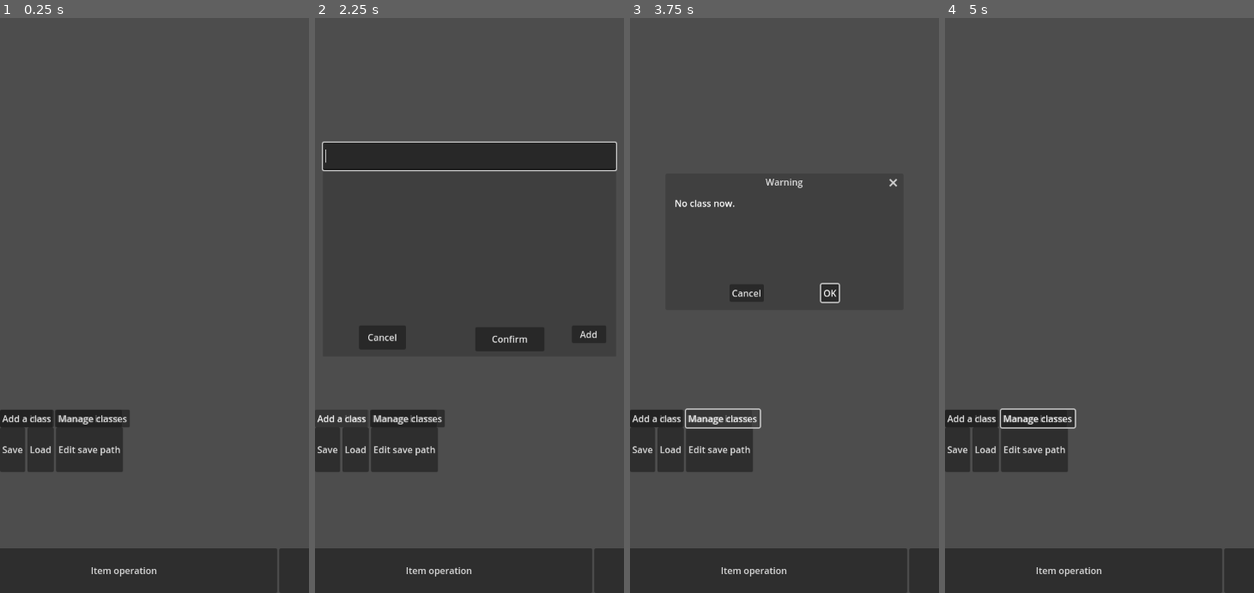
Above: before the commit, frames 1-4 (left to right).
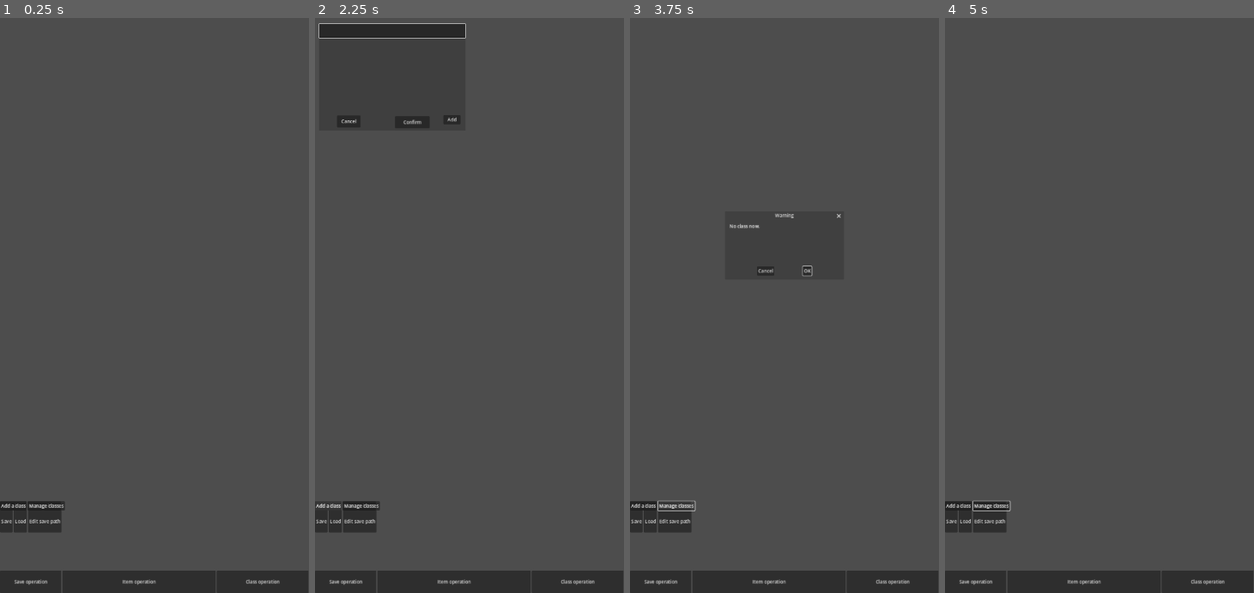
Above: after the commit, the same moments.

Repository: lfoxhlnut/KeyManager
Game: Godot game, scene res://ui/android/android_main.tscn
The game is run twice, just before and just after one commit, with the same random seed, the same clock (stepped at 60 frames per second) and the same inputs.
Inputs (mouse positions are in pixels of both pictures, inside the frame that each line leads up to):
- Up to frame 1 (0.25 s): no input
- Up to frame 2 (2.25 s): click "Item operation" at 0.5 s; click (577, 581) at 1.25 s, where only the run after the commit has a clickable "Class operation"; click "Add a item" at 2 s
- Up to frame 3 (3.75 s): click "Confirm" at 2.75 s; click "Manage items" at 3.5 s
- Up to frame 4 (5 s): click "OK" at 4.25 s

The runs differ from the first frame. In frame 1, 9.0% of the frame differs, in the area x 0-100%, y 68-100%; in frame 2, 17%, in the area x 0-100%, y 0-100%; in frame 3, 9.4%; in frame 4, 9.1%.
Error after the commit: Invalid operands 'int' and 'Nil' in operator '-'. (res://resource/sub_node_percentage.gd:27)

Commit message:
Percentage resource with adjustable size.

Diff:
--- /dev/null
+++ b/aid/allocate_space_for_children.tscn
@@ -0,0 +1,8 @@
+[gd_scene load_steps=3 format=3 uid="uid://dahjaq1efto"]
+
+[ext_resource type="Script" path="res://script/allocate_space_for_children.gd" id="1_y8la5"]
+[ext_resource type="Resource" uid="uid://bpoqvv2ltos3t" path="res://tmp/sub_node_precentage.tres" id="2_odfi5"]
+
+[node name="AllocateSpaceForChildren" type="Node"]
+script = ExtResource("1_y8la5")
+percentage = ExtResource("2_odfi5")
--- a/project.godot
+++ b/project.godot
@@ -25,9 +25,12 @@
 
 window/size/viewport_width=1080
 window/size/viewport_height=2400
+window/size/initial_position_type=0
+window/size/initial_position=Vector2i(600, 400)
 window/size/always_on_top=true
 window/size/window_width_override=540
 window/size/window_height_override=1200
+window/stretch/scale=0.5
 window/handheld/orientation=1
 
 [filesystem]
--- a/resource/sub_node_percentage.gd
+++ b/resource/sub_node_percentage.gd
@@ -8,68 +8,172 @@
 # TODO: 恢复默认值. 最小值的设置.
 #		最后一个部分可以设置为自动占据剩下的部分, 也可以手动设置成一个更小的数值
 
-var first_part := 0
-var second_part := 0
-var third_part: int:
-	get:
-		return 100 - first_part - second_part
+
+var size: int = 3:
+	set(v):
+			size = clampi(v, 0, 100)
+			infimum.resize(size)
+			percentage.resize(size)
+			print_debug("in custom setter")
+
+			notify_property_list_changed()
+			emit_changed()
+var percentage: Array[int] = []
+var infimum: Array[int] = []
+
+## What is left after subtracting the sum of infimum.
+var disposable: int:
+	get:	# Slow but safe.
+		return 100 - infimum.reduce(func(sum: int, num: int):
+			return sum + num
+		)
 
 
-
-# Consider adapting for any count.
 func _get_property_list() -> Array[Dictionary]:
 	var res: Array[Dictionary] = [
 		{
-			name="percentage/first_part",
+			name="size",
 			type=TYPE_INT,
 			usage=PROPERTY_USAGE_STORAGE | PROPERTY_USAGE_EDITOR,
 			hint=PROPERTY_HINT_RANGE,
-			hint_string="0,100",
+			hint_string="0,100",	# Should be sufficient.
 		},
 		{
-			name="percentage/second_part",
-			type=TYPE_INT,
-			usage=PROPERTY_USAGE_STORAGE | PROPERTY_USAGE_EDITOR,
-			hint=PROPERTY_HINT_RANGE,
-			hint_string="0,%s" % [100 - first_part],
+			name="percentage",
+			type=TYPE_ARRAY,
+			usage=PROPERTY_USAGE_STORAGE,
 		},
 		{
-			name="percentage/third_part",
+			name="infimum",
+			type=TYPE_ARRAY,
+			usage=PROPERTY_USAGE_STORAGE,
+		},
+	]
+	if size == 0:
+		return res
+
+	percentage.resize(size)
+	infimum.resize(size)
+	var sum := 0
+	var infimum_sum := 0
+
+	for id: int in size:
+		var d := {
+			name="percentage/%s" % [id],
 			type=TYPE_INT,
 			usage=PROPERTY_USAGE_EDITOR,
-			hint=PROPERTY_HINT_NONE,
-		},
-	]
+			hint=PROPERTY_HINT_RANGE,
+			#hint_string="%s,%s" % [infimum[id], 100 - sum],
+			hint_string="%s,%s" % [0, 100],
+		}
+		sum += percentage[id]
+		res.append(d)
 
+		d = {
+			name="infimum/%s" % [id],
+			type=TYPE_INT,
+			usage=PROPERTY_USAGE_EDITOR,
+			hint=PROPERTY_HINT_RANGE,
+			hint_string="%s,%s" % [0, 100],
+			#hint_string="%s,%s" % [0, 100 - infimum_sum],
+		}
+		infimum_sum += infimum[id]
+		res.append(d)
 	return res
 
 
 func _get(property: StringName):
 	if property.begins_with("percentage/"):
 		property = property.trim_prefix("percentage/")
-		if property == "first_part":
-			return first_part
-		elif property == "second_part":
-			return second_part
-		else:
-			return 100 - first_part - second_part
+		var id := int(property as String)
+		#if percentage[id] < infimum[id]:
+			#percentage[id] = infimum[id]
+		return percentage[id]
+	if property.begins_with("infimum/"):
+		property = property.trim_prefix("infimum/")
+		var id := int(property as String)
+		return infimum[id]
+
+	# No use if get() and set() behave the same.
+	# (See comments at _set())
+	#match property:
+		#"size":
+			#return size
+		#"infimum":
+			#return infimum
+		#"percentage":
+			#return percentage
 
 	return null
 
 
+# Seems that only undeclared variables will trigger set().
+# Otherwise the setter will be triggered.
 func _set(property: StringName, value: Variant) -> bool:
+	print_debug("accessing _set: ", property)
 	if property.begins_with("percentage/"):
-		print_debug("accessing ", property)
 		property = property.trim_prefix("percentage/")
-		if property == "first_part":
-			first_part = value
-			#second_part = min(100 - value, second_part)
-			notify_property_list_changed()
-			emit_changed()
-		elif property == "second_part":
-			second_part = min(100 - first_part, value)
-			emit_changed()
+		var id := int(property as String)
 
+		# 可自由分配的空间余量.
+		var upper_bound := disposable
+
+		# 减去 id 前每一项额外占用的部分.
+		for i: int in id:
+			upper_bound -= percentage[i] - infimum[i]
+
+		# 这一行为了不去单独处理 id 这个下标
+		percentage[id] = value
+
+		# 重新分配 id 及之后的每一项
+		for i: int in range(id, size):
+			# Is it necessary when the editor's hint existed?
+
+			# 需要判断的是额外申请的空间是否足够
+			# TODO: 这样写是有点绕, 可考虑percentage 分解成 infimum + addition
+			if percentage[i] - infimum[i] <= upper_bound:
+				upper_bound -= percentage[i] - infimum[i]
+			else:
+				percentage[i] = infimum[i]
+				upper_bound = 0
+			assert(upper_bound >= 0)
+
+		notify_property_list_changed()
+		emit_changed()
+		return true
+
+	if property.begins_with("infimum/"):
+		property = property.trim_prefix("infimum/")
+		var id := int(property as String)
+
+		# 其实理论上赋值者应保证 infimum 各项之和不超过 100.
+		# NOTE: 以后如果想允许赋值过程中临时的和超过 100, 这里得重写,
+		# 让用户自己保证他赋的值没问题.
+		var upper_bound := 100
+
+		for i: int in id:
+			upper_bound -= infimum[i]
+
+		print_debug("upper_bound in infimum:", upper_bound)
+		# 为了不去单独处理 id 这个下标
+		infimum[id] = value
+
+		# Is it necessary when the editor's hint existed?
+		# 奇怪, 如果把 size 改成 id + 1(即, 只修改 id 这一个下标, 目的是测试检查器
+		# 是否能自动更新限制范围(通过 hint string))
+		# 但是发现如果这样做, percentage 不会完全跟着自动更新, 并且 id 之外的 infimum
+		# 似乎有了 "记忆性". e.g. 初始: percentage: 10, 55. infi: 3, 55.
+		# 修改 infi: 3 -> 90, 得到: per: 90, 55. infi: 90, 10.
+		# 再次修改: infi: 90 -> 6, 得到: per: 10, 55. infi: 6, 55.
+		# upd: 发现原因: 数据记录在 percentage[id], 但是 get 得到的 percentage/id
+		# 会被 hint_string 限制范围.
+		for i: int in range(id, size):
+			infimum[i] = clampi(infimum[i], 0, upper_bound)
+			upper_bound -= infimum[i]
+		notify_property_list_changed()
+		emit_changed()
+		# Percentage will adapt automatically.
+		_set("percentage/0", percentage[0])
 		return true
 
 	return false
--- /dev/null
+++ b/script/allocate_space_for_children.gd
@@ -0,0 +1,75 @@
+@tool
+extends Node
+
+@export_node_path("Control") var parent_node_path:
+	set(v):
+		parent_node_path = v
+		parent_node = get_node(v)
+@export var percentage: SubNodePercentage:
+	set(v):
+		percentage = v
+		adjust_sub_control_node()
+func percent(id: int) -> float:
+		return percentage.percentage[id] / 100.0
+
+
+var parent_node: HBoxContainer
+var sub_control_count: int:
+	get:
+		var res := 0
+		for i: Node in parent_node.get_children():
+			if i is Control:
+				res += 1
+		return res
+var parent_size_x: float:
+	get:
+		return parent_node.get_minimum_size().x
+var parent_disposable_size: float:
+	get:
+		# For HBoxContainer.
+		return parent_size_x - (sub_control_count - 1) * parent_node.get_theme_constant("separation")
+
+
+func _get_configuration_warnings() -> PackedStringArray:
+	if not parent_node_path:
+		return ["Variable not initialized: parent_node_path."]
+	if not parent_node:
+		return ["Target node is null."]
+	if not percentage:
+		return ["Resource not initialized: percentage."]
+	return []
+
+
+func get_sub_control(id: int) -> Control:
+	var i := 0
+	var sub_nodes: Array[Node] = parent_node.get_children()
+	if id < 0:
+		sub_nodes.reverse()
+		id = -id - 1
+	for child: Node in sub_nodes:
+		if not child is Control:
+			return
+
+		# Consider only Control among sub nodes.
+		if i == id:
+			return child
+		i += 1
+	print_debug("Error: sub control not found.")
+	return null
+
+
+## Suppose the percentage is clamped adequately.
+func adjust_sub_control_node() -> void:
+	# Set to zero first to prevent overflow(prevent parent size changing) in assignment.
+	for i: int in sub_control_count:
+		var child := get_sub_control(i)
+		child.custom_minimum_size.x = 0
+
+	for i: int in sub_control_count:
+		var child := get_sub_control(i)
+		child.custom_minimum_size.x = parent_disposable_size * percent(i)
+
+
+## Ceil the scale.
+func get_min_scale(id: int) -> int:
+	return ceilf(get_sub_control(id).get_minimum_size().x / parent_disposable_size) * 100 as int
--- a/script/android/menu_btn.gd
+++ b/script/android/menu_btn.gd
@@ -44,11 +44,6 @@
 	var second := item_op.get_minimum_size().x / disposable * 100
 	var third := class_op.get_minimum_size().x / disposable * 100
 
-	print_debug("min scale is: (%s, %s, %s)" % [
-		first,
-		second,
-		third,
-	])
 	# 还需要注意他们的和不能超过 100
 	var remaining := 100 - first - second - third
 	# 按顺序把可用空间分配出去.
@@ -76,11 +71,6 @@
 	# 最后一个直接取用剩下的所有空间
 	third += remaining
 
-	print_debug("after allocating, the scale is: (%s, %s, %s)" % [
-		first,
-		second,
-		third,
-	])
 	# 重构要换成数组写法, 即使只有三个也是数组写起来更好
 	percentage.first_part = int(first)
 	percentage.second_part = int(second)
@@ -92,25 +82,10 @@
 
 	# 以上任何一点不做到, 都会在调整过程中让父级的 size.x 变大.
 	# (然后就变不回去了, 单调不减, 子节点也相应的会变大, 大家都越来越大)
-	print_debug("before change, size.x is ", size.x)
 	save_op.custom_minimum_size.x = disposable * first / 100.0
 	item_op.custom_minimum_size.x = disposable * second / 100.0
 	class_op.custom_minimum_size.x = disposable * third / 100.0
 
-	print_debug("(%s, %s, %s), sum = %s" % [
-		save_op.custom_minimum_size.x,
-		item_op.custom_minimum_size.x,
-		class_op.custom_minimum_size.x,
-		save_op.custom_minimum_size.x + item_op.custom_minimum_size.x + class_op.custom_minimum_size.x,
-	])
-	#print_debug("(%s, %s, %s)" % [
-		#percentage.first_part,
-		#percentage.second_part,
-		#percentage.third_part,
-	#])
-	#save_op.size.x = size.x * percentage.first_part / 100.0
-	#item_op.size.x = size.x * percentage.second_part / 100.0
-	#class_op.size.x = size.x * percentage.third_part / 100.0
 
 
 
